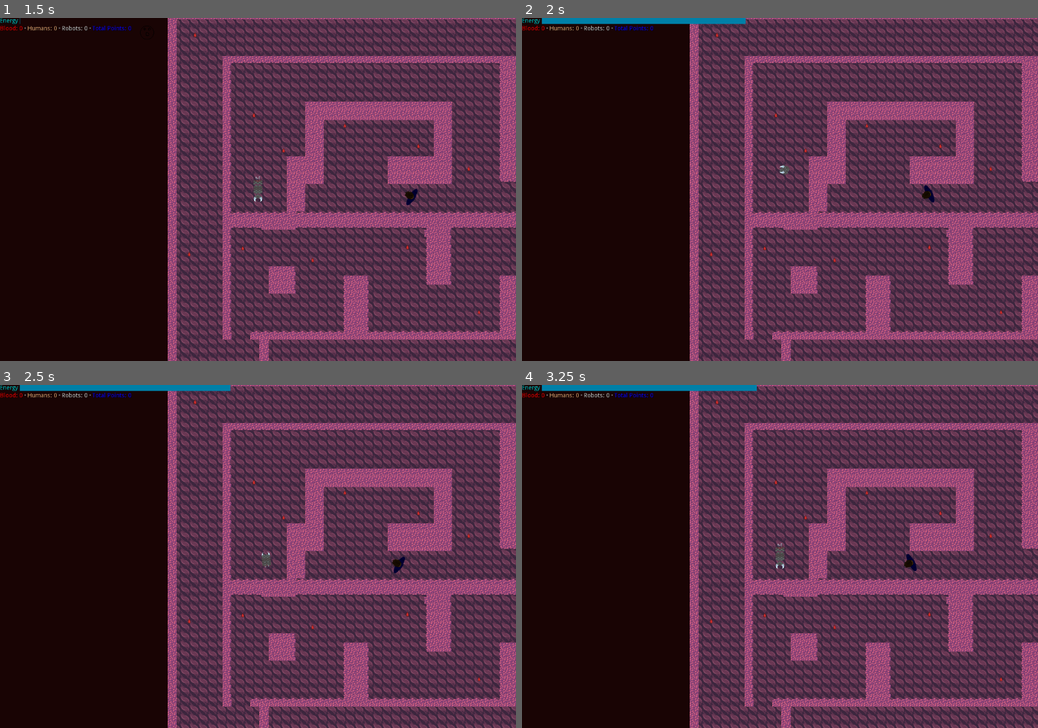
Above: before the commit, frames 1-4 (two rows, left to right).
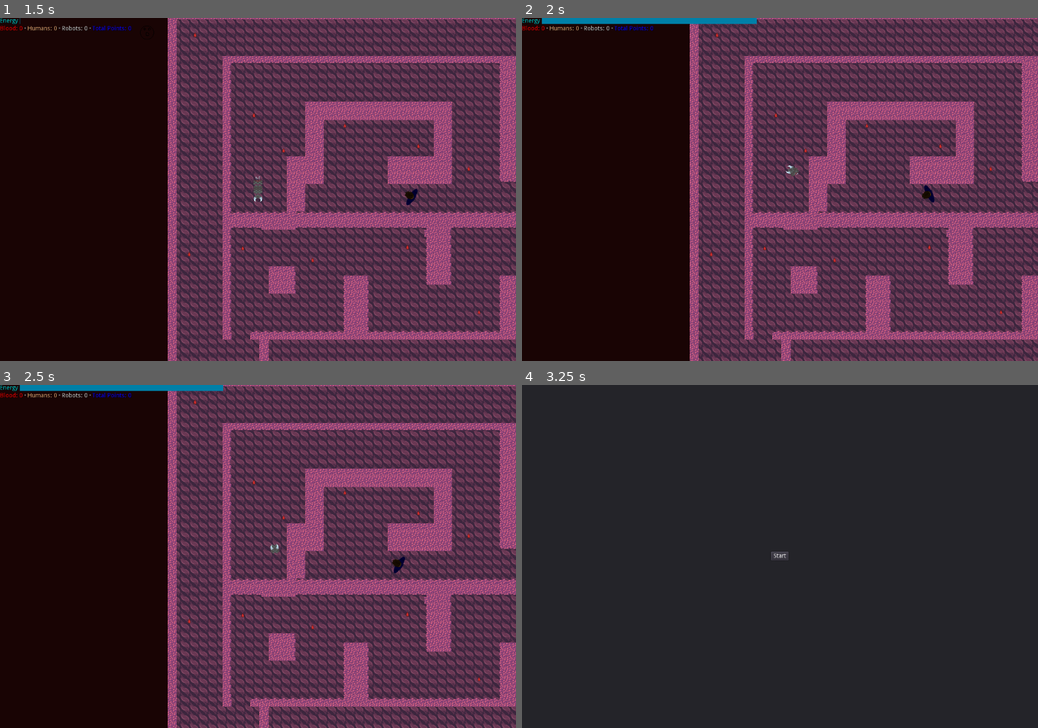
Above: after the commit, the same moments.

Repository: Ridote/LudumDare20180811RunningOutOfSpace
Game: Godot game, scene res://Entities/Main.tscn
Two runs of this game, one before a commit and one after it. Both use one fixed random seed, a clock stepped at 60 frames per second and the inputs below.
Inputs (mouse positions are in pixels of both pictures, inside the frame that each line leads up to):
- Up to frame 1 (1.5 s): click "Start" at 0.5 s; tap Enter at 1.25 s; hold Right (ui_right) from 1.28 s (still down); hold Z from 1.28 s (still down)
- Up to frame 2 (2 s): keep holding Right (ui_right); keep holding Z; tap Space (ui_select) at 1.52 s; tap X at 1.55 s
- Up to frame 3 (2.5 s): release Right (ui_right) at 2.03 s; release Z at 2.03 s; hold Down (ui_down) from 2.03 s (still down); tap X at 2.1 s; tap Space (ui_select) at 2.27 s; tap G at 2.3 s
- Up to frame 4 (3.25 s): release Down (ui_down) at 2.75 s; click (780, 556) at 2.75 s, where only the run before the commit has a clickable "Start"

Frame 1 is identical in both runs. In frame 2, 0.1% of the frame differs, in the area x 43-54%, y 0-47%; in frame 3, 0.1%; in frame 4, 87%, in the area x 0-100%, y 0-100%.

Commit message:
use arrows again

Diff:
--- a/Entities/Player/Player.gd
+++ b/Entities/Player/Player.gd
@@ -96,9 +96,8 @@
 func get_input():
 	left = Input.is_action_pressed("ui_left")
 	right = Input.is_action_pressed("ui_right")
-	slowDown = Input.is_key_pressed(KEY_Z)
-	up = Input.is_key_pressed(KEY_X)
-	growButton = Input.is_key_pressed(KEY_G)
+	slowDown = Input.is_action_pressed("ui_down")
+	up = Input.is_action_pressed("ui_up")
 
 
 func canGrowAgain():
